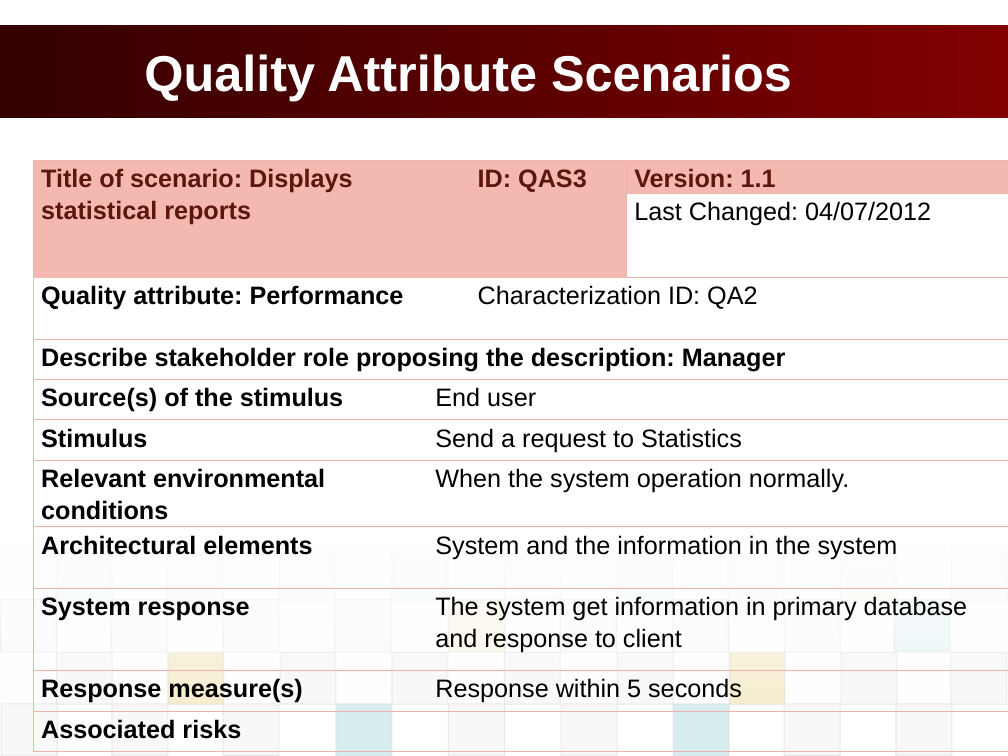
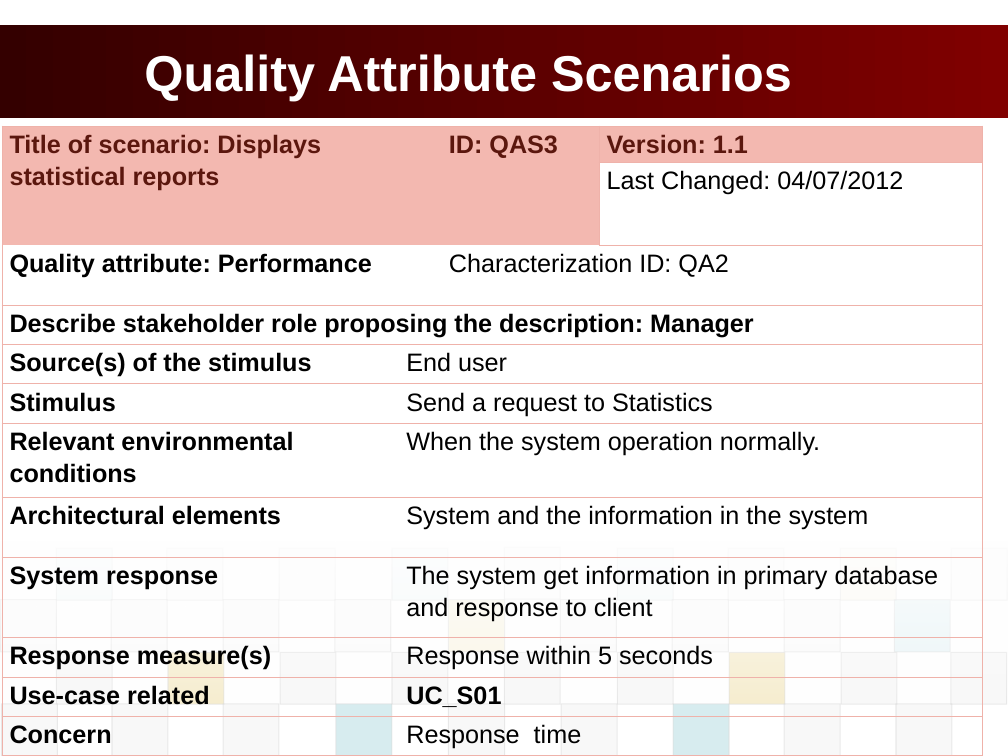
Before and after one commit to vucongthuc/hit-team-2012, a slide deck: slide 19 of Architect and Design/Final Project/K15T2_Team2_FinalProject/POS_Presentation/POS_PresentationSlide.pptx. Drawn at 1008x756 pixels with LibreOffice and Linux fonts; fonts in the diff are those of the drawing; background and template pictures are left out. Boxes give left, top, right and bottom in pixels: in the first picture for what was removed or moved away, otherwise in the second. Text is boxed around its words. In the diff, an @@ line names an element or a change of style, - is before the commit and + after.

```diff
--- a/Architect and Design/Final Project/K15T2_Team2_FinalProject/POS_Presentation/POS_PresentationSlide.pptx
+++ b/Architect and Design/Final Project/K15T2_Team2_FinalProject/POS_Presentation/POS_PresentationSlide.pptx
@@ table at box(2, 126, 983, 756) @@
-row 11: Associated risks |  |  | 
+row 11: Use-case related | UC_S01 |  | 
+row 12: Concern | Response time |  | 
@@ table: place and size @@
-table at box(33, 160, 1007, 756)
+table at box(2, 126, 983, 756)
```
Also in this commit, not shown: 11 other slides changed, 1 slide removed, 1 other file.
